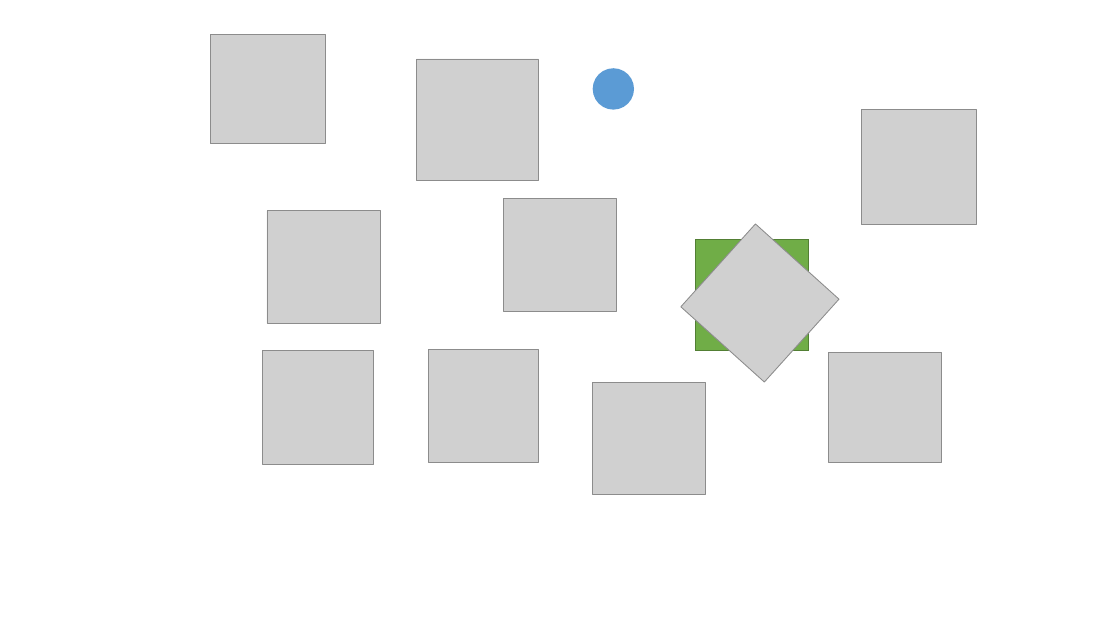
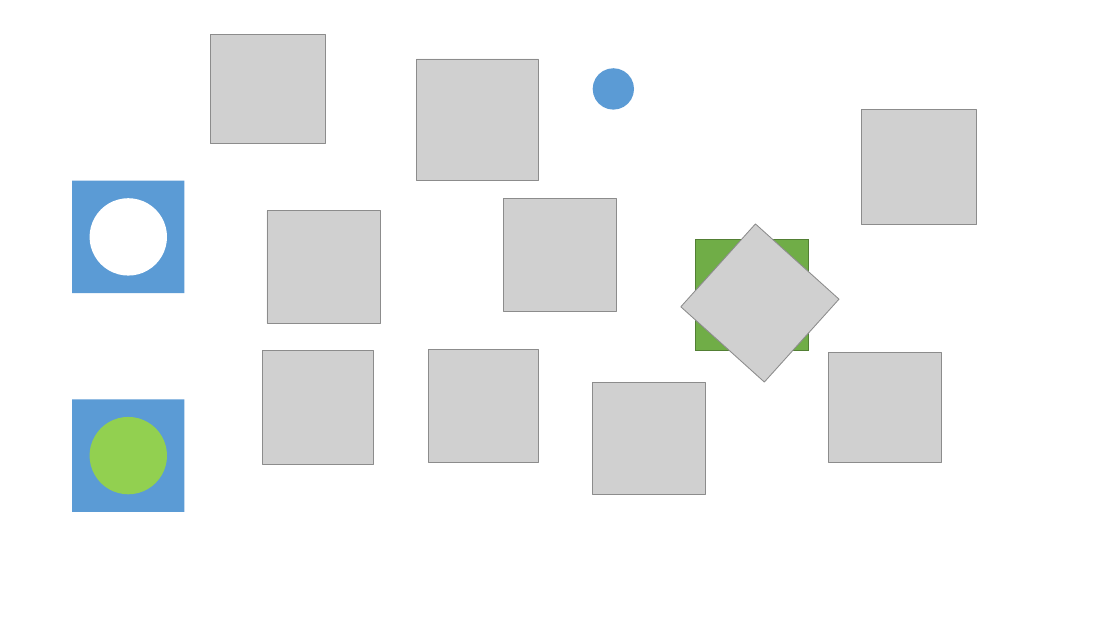
Before and after one commit to Rainbow-Dreamer/music-arrow-game, a slide deck: slide 1 of resources/images.pptx. Drawn at 1120x630 pixels with LibreOffice and Linux fonts; fonts in the diff are those of the drawing; grey boxes stand for pictures. Boxes give left, top, right and bottom in pixels: in the first picture for what was removed or moved away, otherwise in the second. Text is boxed around its words. In the diff, an @@ line names an element or a change of style, - is before the commit and + after.

```diff
--- a/resources/images.pptx
+++ b/resources/images.pptx
@@ rectangle added at [72, 181, 185, 293], fill #5B9BD5 @@
@@ ellipse added at [90, 198, 167, 276], fill #FFFFFF @@
@@ rectangle added at [72, 400, 185, 513], fill #5B9BD5 @@
@@ ellipse added at [90, 417, 167, 494], fill #92D050 @@
```
Also in this commit, not shown: 5 other files.
